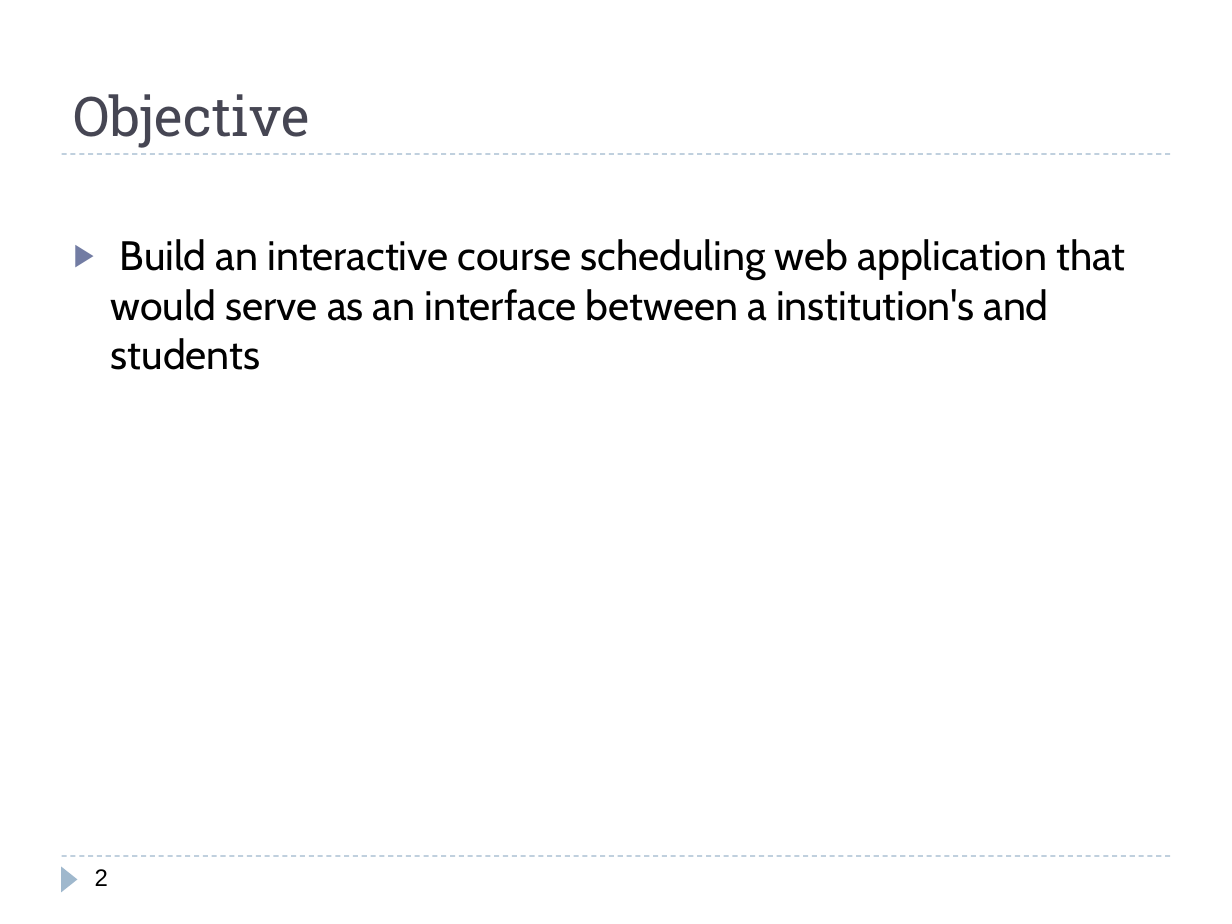
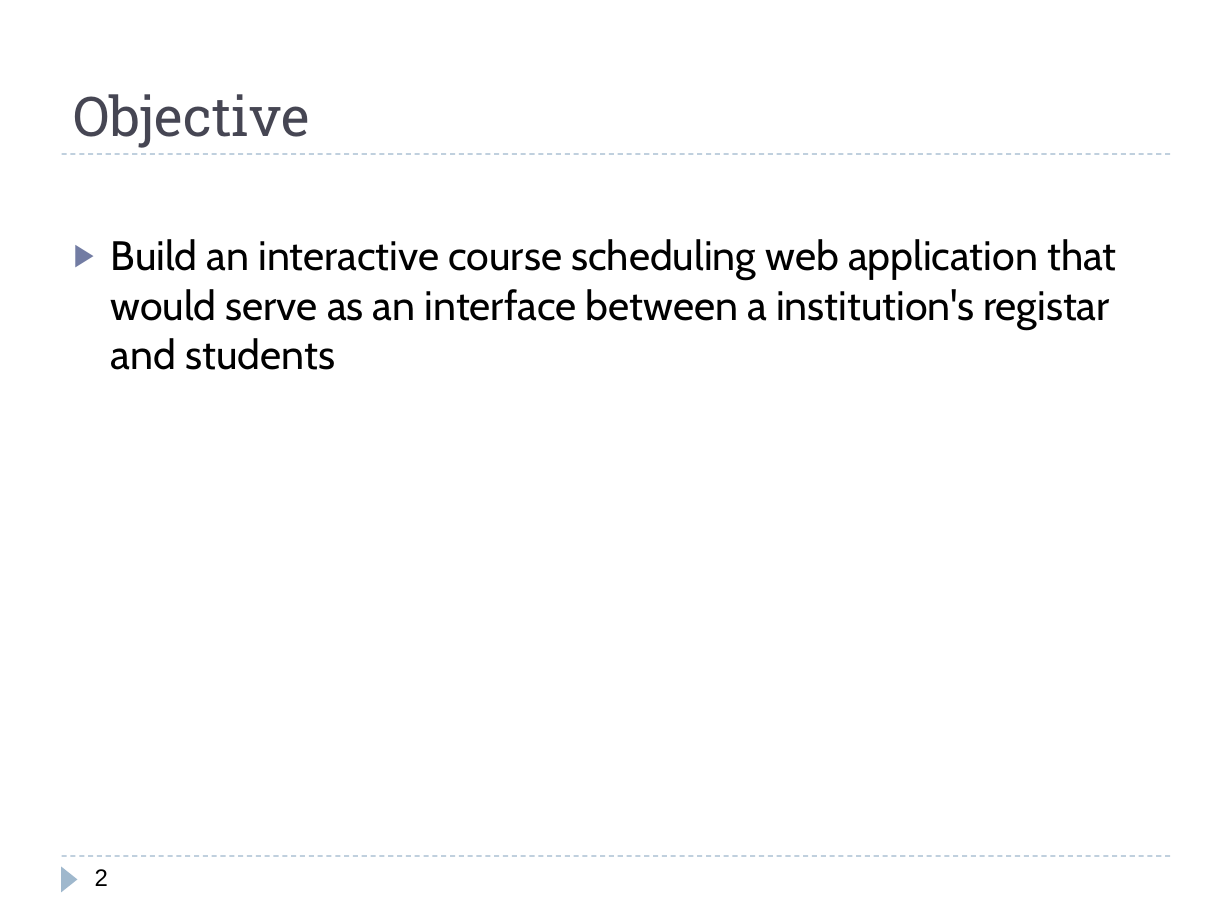
Before and after one commit to Polo08816/AdWebDevProjectRepo, a slide deck: slide 2 of Documents/Presentation.pptx. Drawn at 1232x924 pixels with LibreOffice and Linux fonts; fonts in the diff are those of the drawing. Boxes give left, top, right and bottom in pixels: in the first picture for what was removed or moved away, otherwise in the second. Text is boxed around its words. In the diff, an @@ line names an element or a change of style, - is before the commit and + after.

```diff
--- a/Documents/Presentation.pptx
+++ b/Documents/Presentation.pptx
@@ text at [111,239,1116,370]: text changed @@
-▶ Build an interactive course scheduling web application that would serve as an interface between a institution's and students
+▶ Build an interactive course scheduling web application that would serve as an interface between a institution's registar and students
```
Also in this commit, not shown: 3 other slides changed, 1 slide added.
